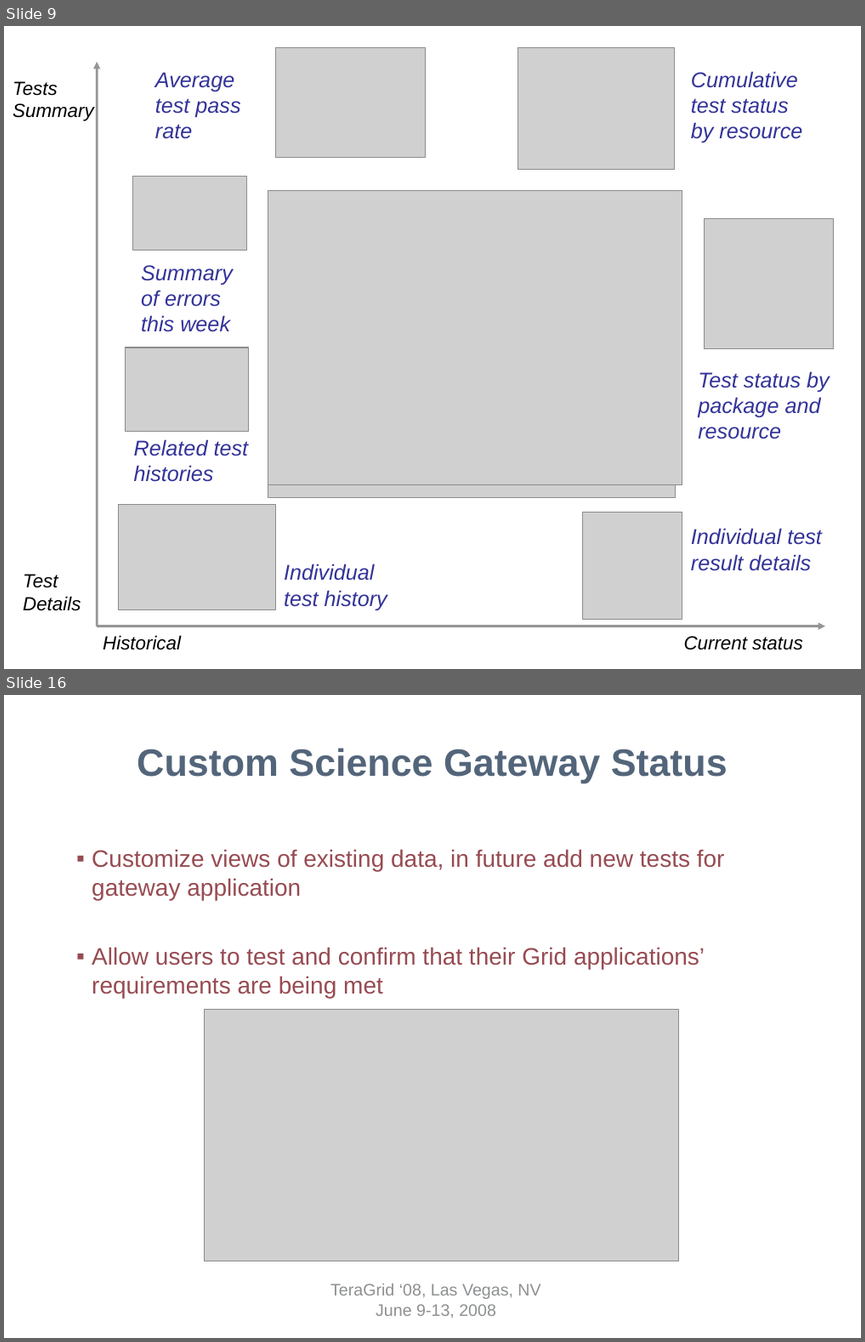
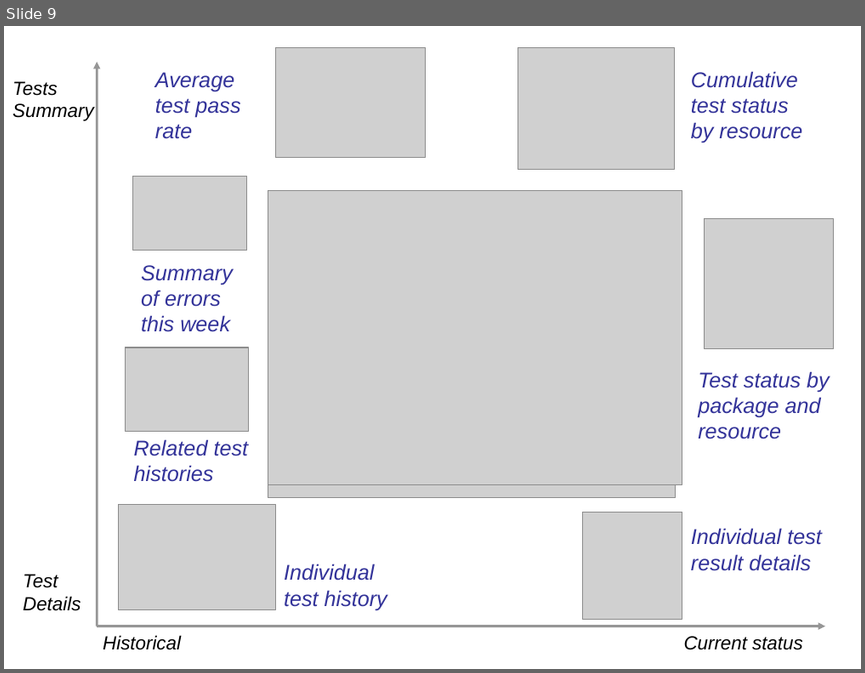
Before and after one commit to IncaProject/inca-xsede, a slide deck: talks/tg08/inca-tg08.ppt. Shown one above the other, each under a label of ours: slides 9 and 16 before the commit, slide 9 after it; the slides between them are not shown. The pictures are 865x1342 and 865x673 pixels, drawn with LibreOffice and Linux fonts; fonts in the diff are those of the drawing; grey boxes stand for pictures; background and template pictures are left out. Boxes give left, top, right and bottom in pixels: in the first picture for what was removed or moved away, otherwise in the second. Text is boxed around its words. In the diff, an @@ line names an element or a change of style, - is before the commit and + after.

```diff
--- a/talks/tg08/inca-tg08.ppt
+++ b/talks/tg08/inca-tg08.ppt
@@ slide 16 removed at box(4, 695, 861, 1338), background #FFFFFF @@
@@ title removed at box(137, 748, 727, 783) @@
-Custom Science Gateway Status
@@ text removed at box(92, 849, 725, 998) @@
-  ▪ Customize views of existing data, in future add new tests for gateway application
-  ▪ Allow users to test and confirm that their Grid applications’ requirements are being met
@@ picture removed at box(204, 1009, 678, 1260) @@
@@ text removed at box(330, 1283, 540, 1318) @@
-TeraGrid ‘08, Las Vegas, NV
-June 9-13, 2008
```
Also in this commit, not shown: 6 slides changed, 3 slides added, 7 other slides removed.
